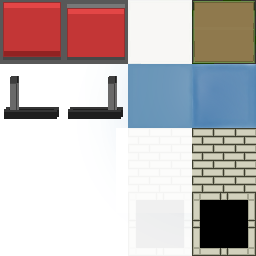
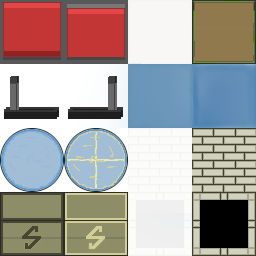
Layers edited between the first and the second 256×256 image:
added group "electric-shield" with 2 layers above "water-spill" over [0, 192, 128, 256]
added layer "no-current" in group "electric-shield" over [0, 192, 64, 256]
added layer "current" in group "electric-shield" over [64, 192, 128, 256]
added group "water-spill" with 3 layers above "gates" over [0, 128, 128, 192]
added layer "Вставленный слой #1" in group "water-spill" over [64, 128, 128, 192]
added layer "no-spark" in group "water-spill" over [0, 128, 64, 192]
